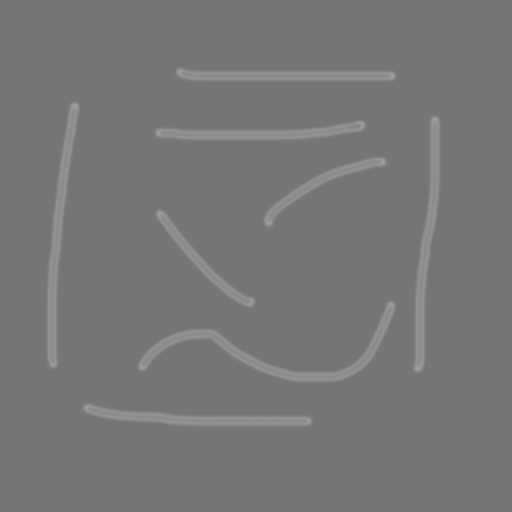
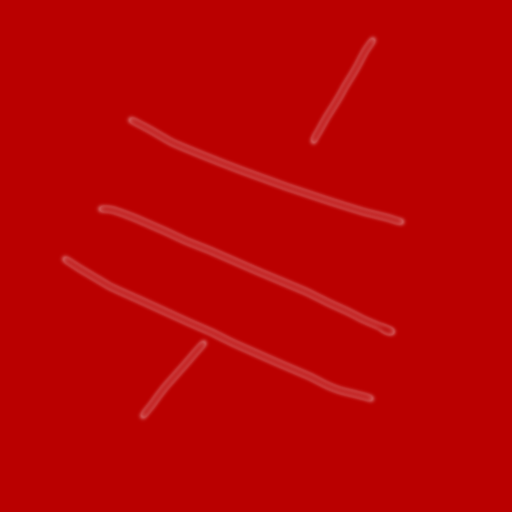
Revision of a layered 512px x 512px image; what changed, layer by layer:
added layer "Layer 2" above "Layer 1" over [57, 32, 409, 424]
added layer "Layer 1" above "Слой 1" over [0, 0, 512, 512]
